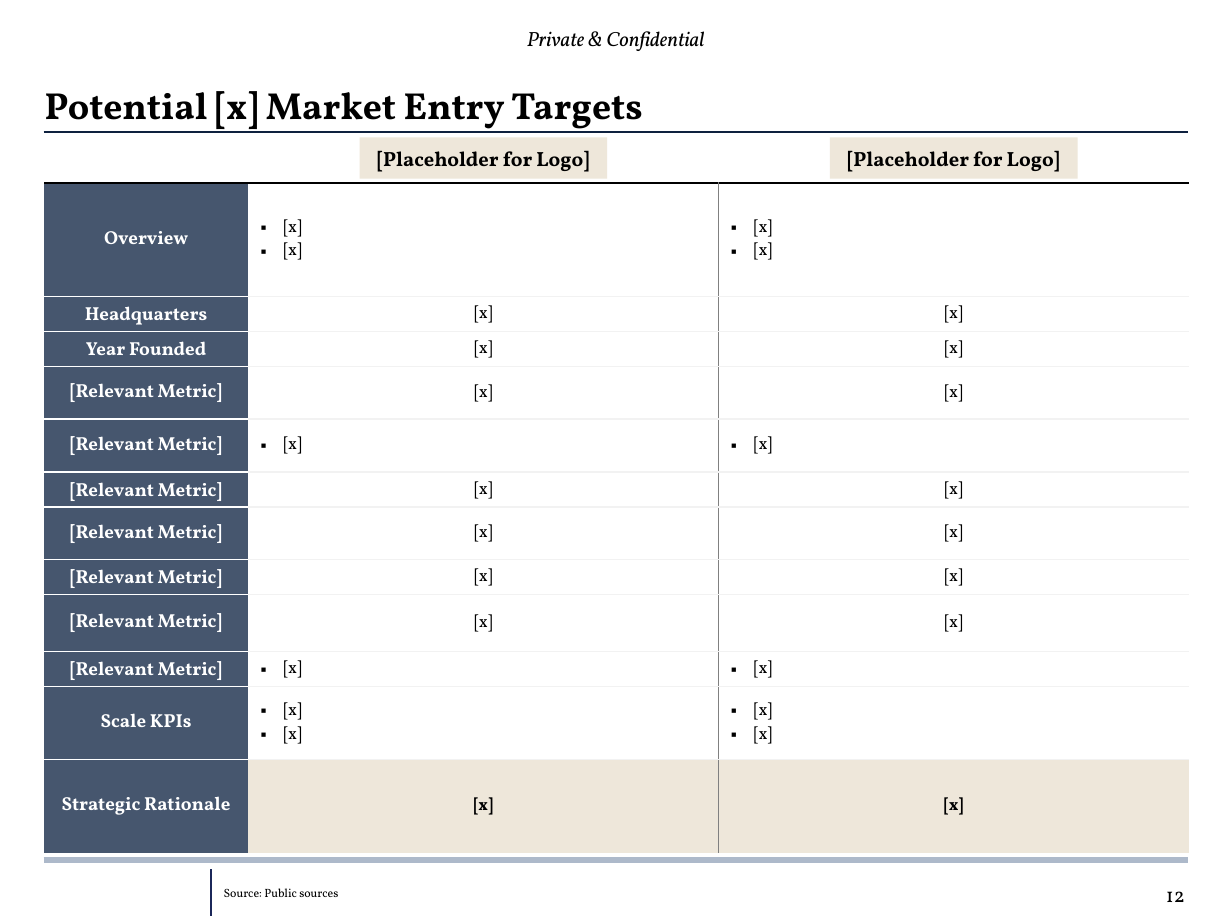
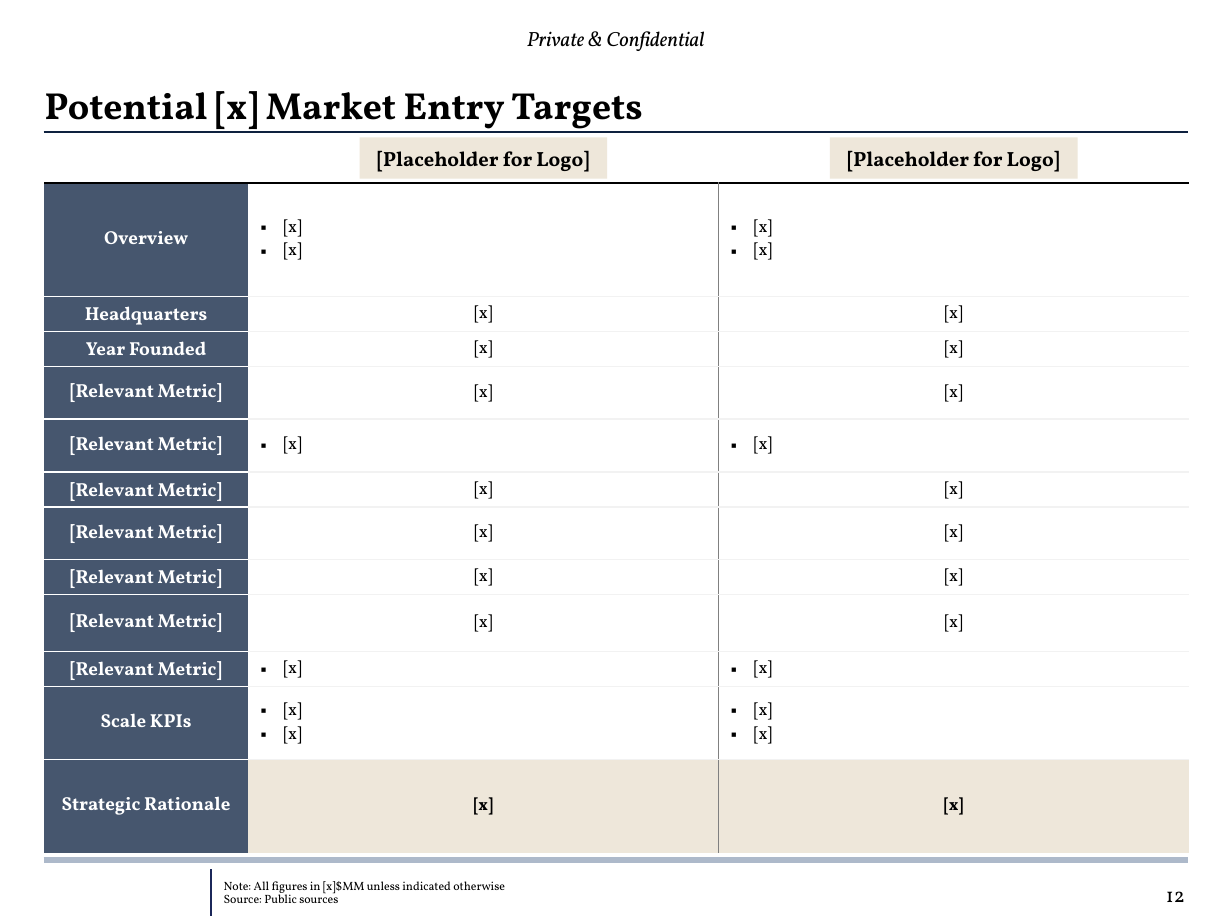
Before and after one commit to tatewilsonwork/infor-beta-test, a slide deck: slide 13 of infor-beta/templates/INFOR Slide Library.pptx. Drawn at 1232x924 pixels with LibreOffice and Linux fonts; fonts in the diff are those of the drawing; background and template pictures are left out. Boxes give left, top, right and bottom in pixels: in the first picture for what was removed or moved away, otherwise in the second. Text is boxed around its words. In the diff, an @@ line names an element or a change of style, - is before the commit and + after.

```diff
--- a/infor-beta/templates/INFOR Slide Library.pptx
+++ b/infor-beta/templates/INFOR Slide Library.pptx
@@ text at (224,881,505,897): paragraph added @@
+Note: All figures in [x]$MM unless indicated otherwise
```
Also in this commit, not shown: 1 other slide changed.
